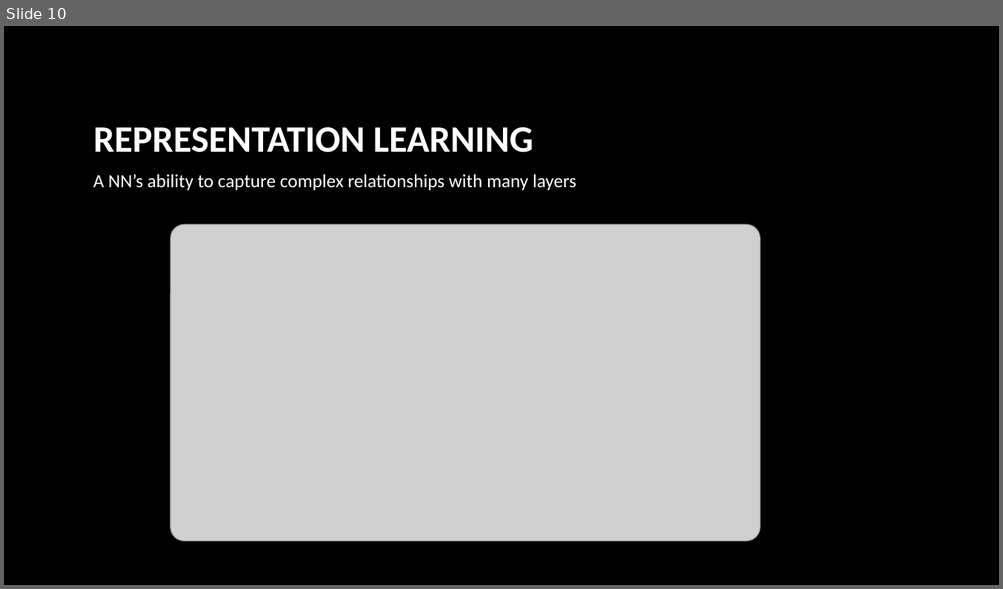
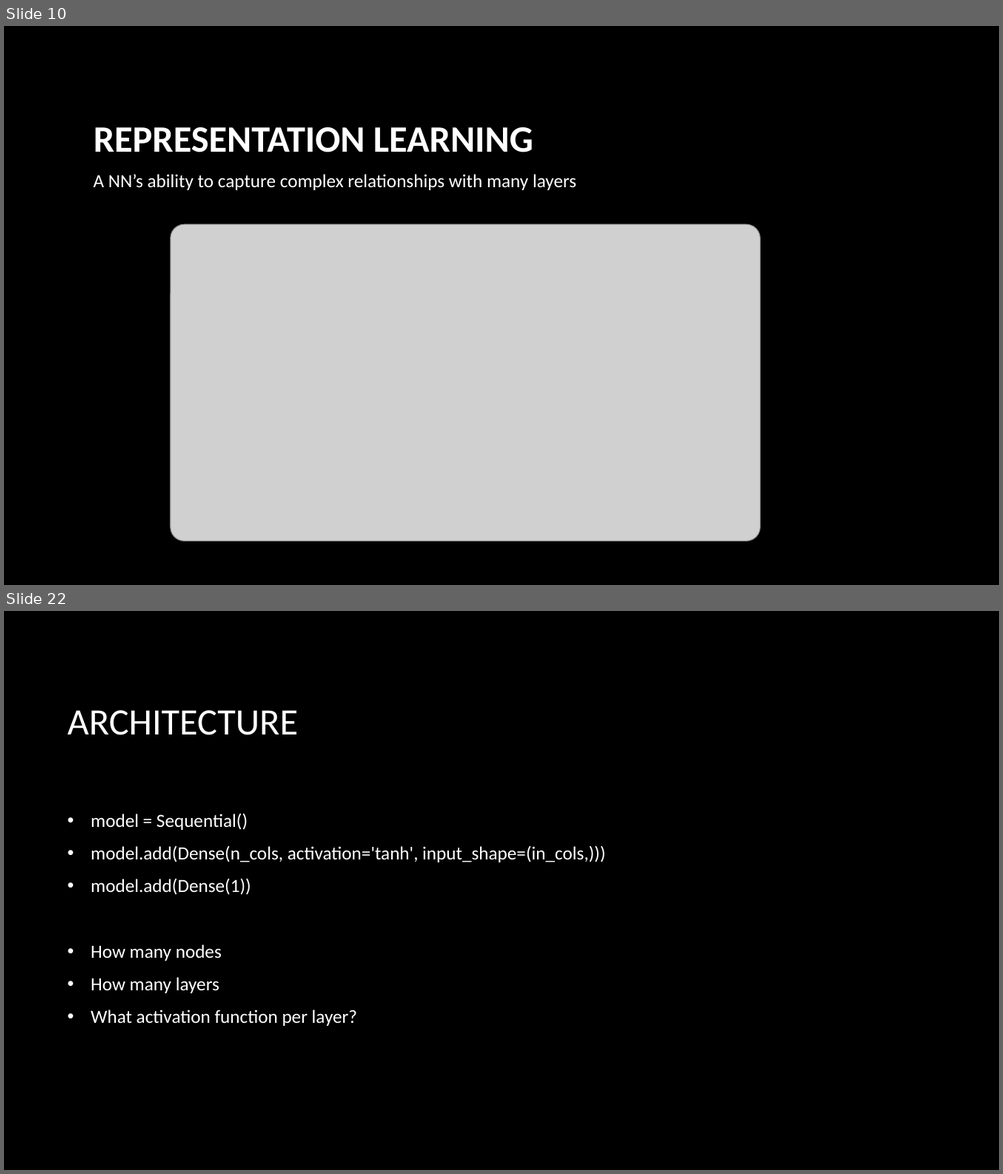
Before and after one commit to josiahcoad/IntroNeuralNetworks, a slide deck: Presentations/presentation_chapter1.pptx. Shown one above the other, each under a label of ours: slide 10 before the commit, slides 10 and 22 after it; the slides between them are not shown. The pictures are 1003x589 and 1003x1174 pixels, drawn with LibreOffice and Linux fonts; fonts in the diff are those of the drawing; grey boxes stand for pictures; background and template pictures are left out. Boxes give left, top, right and bottom in pixels: in the first picture for what was removed or moved away, otherwise in the second. Text is boxed around its words. In the diff, an @@ line names an element or a change of style, - is before the commit and + after.

```diff
--- a/Presentations/presentation_chapter1.pptx
+++ b/Presentations/presentation_chapter1.pptx
@@ slide 22 added at (4, 611, 999, 1170), background picture (left out) @@
@@ title added at (68, 710, 298, 735), 36 pt, text #FFFFFF @@
+ARCHITECTURE
@@ text added at (91, 814, 605, 1026), 18 pt, text #FFFFFF @@
+• model = Sequential()
+• model.add(Dense(n_cols, activation='tanh', input_shape=(in_cols,)))
+• model.add(Dense(1))
+• How many nodes
+• How many layers
+• What activation function per layer?
```
Also in this commit, not shown: 14 other slides added, 3 other files.
